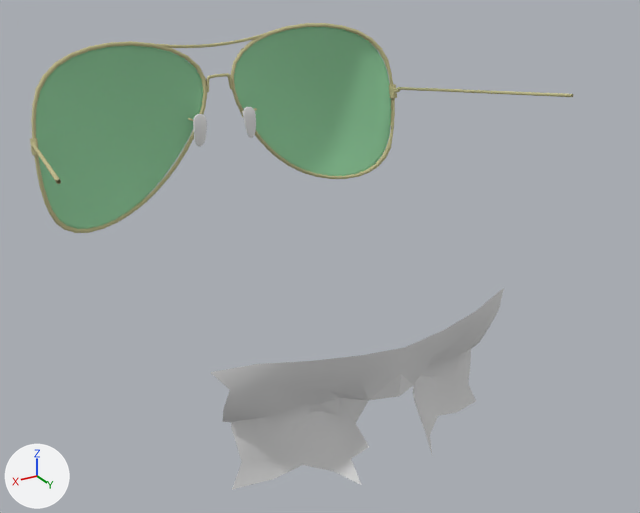
The glTF model glass7.gltf, before and after one commit.
Both versions are drawn from a 50 mm lens placed at (5.03, 8.76, 6.52), pointed at (-0.2, 0.05, 2.17). Every picture has the same lights, and +X, +Y and +Z are marked at lower left. Where no turn or scale is listed for an object, it has been applied to the vertices.
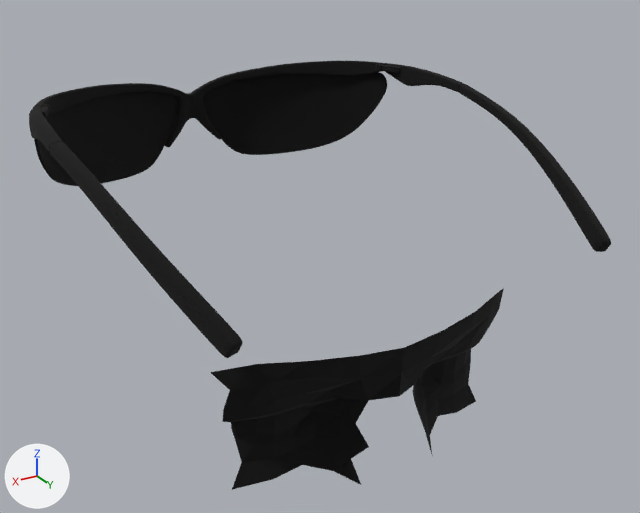
Changed parts and their boxes (x1, y1, x2, y2) in the pictures (640 x 513 px):
'mesh0_1', deleted
    before: (36, 27, 391, 229)
'facemesh', recoloured (white to black)
    both: (210, 288, 504, 490)
'Frames', added (black)
    after: (29, 61, 611, 358)
'LensesDX', added (black)
    after: (202, 72, 387, 155)
'LensesSX', added (black)
    after: (34, 91, 178, 186)
'mesh0', deleted
    before: (30, 23, 573, 233)
'FramesPlastic', added (black)
    after: (29, 63, 464, 153)
'mesh0_2', deleted
    before: (193, 107, 256, 147)
'Spring1', added
    after: (376, 64, 401, 73)
'Sprin2', added
    after: (41, 104, 51, 118)

What changed in the scene script:
```text
Add mat_lambert1_001:
    mat_lambert1_001 = principled_material('lambert1.001')
    mat_lambert1_001.base_color = (0.0, 0.0, 0.0)  # black #000000
    mat_lambert1_001.roughness = 1.0
Add mat_spring:
    mat_spring = principled_material('Spring')
    mat_spring.base_color = (0.0, 0.0, 0.0)  # black #000000
    mat_spring.roughness = 1.0
Change me_facemesh:
    where me_facemesh.from_pydata(...)  # 123 vertices, 202 faces; spans x -1.96..1.96, y 1.29..2.12, z 0.28..2.01
    remove me_facemesh.materials.append(mat_lambert1)  # white #e5e5e5
    add me_facemesh.materials.append(mat_lambert1_001)  # black #000000
Add me_spring1:
    me_spring1.from_pydata(...)  # 508 vertices, 1002 faces; spans x -2.433..-2.23, y -1.838..-1.429, z 3.944..4.041
    me_spring1.materials.append(mat_spring)  # black #000000
Add me_sprin2:
    me_sprin2.from_pydata(...)  # 508 vertices, 1002 faces; spans x 2.438..2.642, y -1.838..-1.429, z 3.944..4.041
    me_sprin2.materials.append(mat_spring)  # black #000000
Add me_lensessx:
    me_lensessx.from_pydata(...)  # 1938 vertices, 3872 faces; spans x 0.28..2.66, y -3.18..-1.79, z 2.61..3.9
    me_lensessx.materials.append(mat_spring)  # black #000000
Add me_lensesdx:
    me_lensesdx.from_pydata(...)  # 1938 vertices, 3872 faces; spans x -2.45..-0.07, y -3.18..-1.79, z 2.6..3.9
    me_lensesdx.materials.append(mat_spring)  # black #000000
Add me_framesplastic:
    me_framesplastic.from_pydata(...)  # 3058 vertices, 5872 faces; spans x -2.66..2.87, y -1.76..-0.25, z 3.79..4.06
    me_framesplastic.materials.append(mat_spring)  # black #000000
Add me_frames:
    me_frames.from_pydata(...)  # 7175 vertices, 14452 faces; spans x -2.66..2.87, y -3.24..2.86, z 2.8..4.05
    me_frames.materials.append(mat_spring)  # black #000000
Remove ob_mesh0:
    ob_mesh0 = bpy.data.objects.new('mesh0', me_mesh0)
    ob_mesh0.location = (0.0, 0.0, 0.0)
Remove ob_mesh0_1:
    ob_mesh0_1 = bpy.data.objects.new('mesh0_1', me_mesh0_1)
    ob_mesh0_1.location = (0.0, 0.0, 0.0)
Remove ob_mesh0_2:
    ob_mesh0_2 = bpy.data.objects.new('mesh0_2', me_mesh0_2)
    ob_mesh0_2.location = (0.0, 0.0, 0.0)
Add ob_spring1:
    ob_spring1 = bpy.data.objects.new('Spring1', me_spring1)
    ob_spring1.location = (0.0, 0.0, 0.0)
Add ob_sprin2:
    ob_sprin2 = bpy.data.objects.new('Sprin2', me_sprin2)
    ob_sprin2.location = (0.0, 0.0, 0.0)
Add ob_lensessx:
    ob_lensessx = bpy.data.objects.new('LensesSX', me_lensessx)
    ob_lensessx.location = (0.0, 0.0, 0.0)
Add ob_lensesdx:
    ob_lensesdx = bpy.data.objects.new('LensesDX', me_lensesdx)
    ob_lensesdx.location = (0.0, 0.0, 0.0)
Add ob_framesplastic:
    ob_framesplastic = bpy.data.objects.new('FramesPlastic', me_framesplastic)
    ob_framesplastic.location = (0.0, 0.0, 0.0)
Add ob_frames:
    ob_frames = bpy.data.objects.new('Frames', me_frames)
    ob_frames.location = (0.0, 0.0, 0.0)
```
